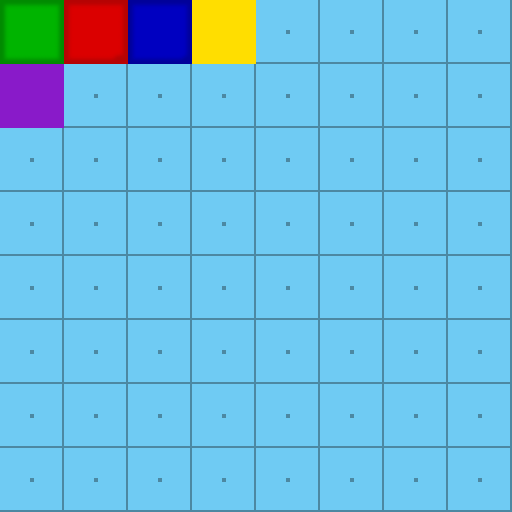
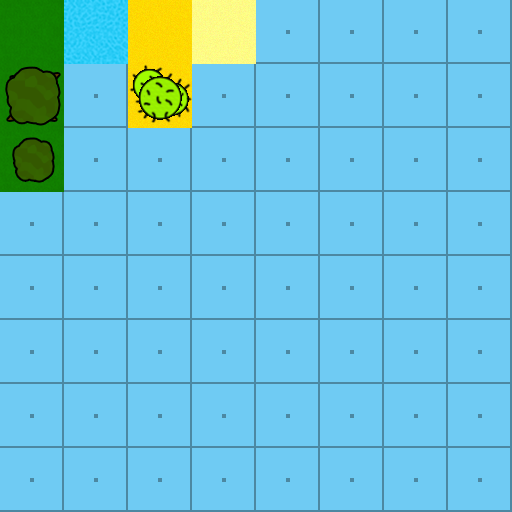
The second 512px x 512px image is a revision of the first. Changes to its layers:
added layer "bush" above "cactus" over [0, 128, 64, 192]
added layer "cactus" above "tree" over [128, 64, 192, 128]
added layer "tree" above "beach" over [0, 64, 64, 128]
added layer "beach" above "desert" over [192, 0, 256, 64]
added layer "desert" above "water" over [128, 0, 192, 64]
added layer "water" above "grass tile v2" over [64, 0, 128, 64]
added layer "grass tile v2" above "Layer 1" over [0, 0, 64, 64]
